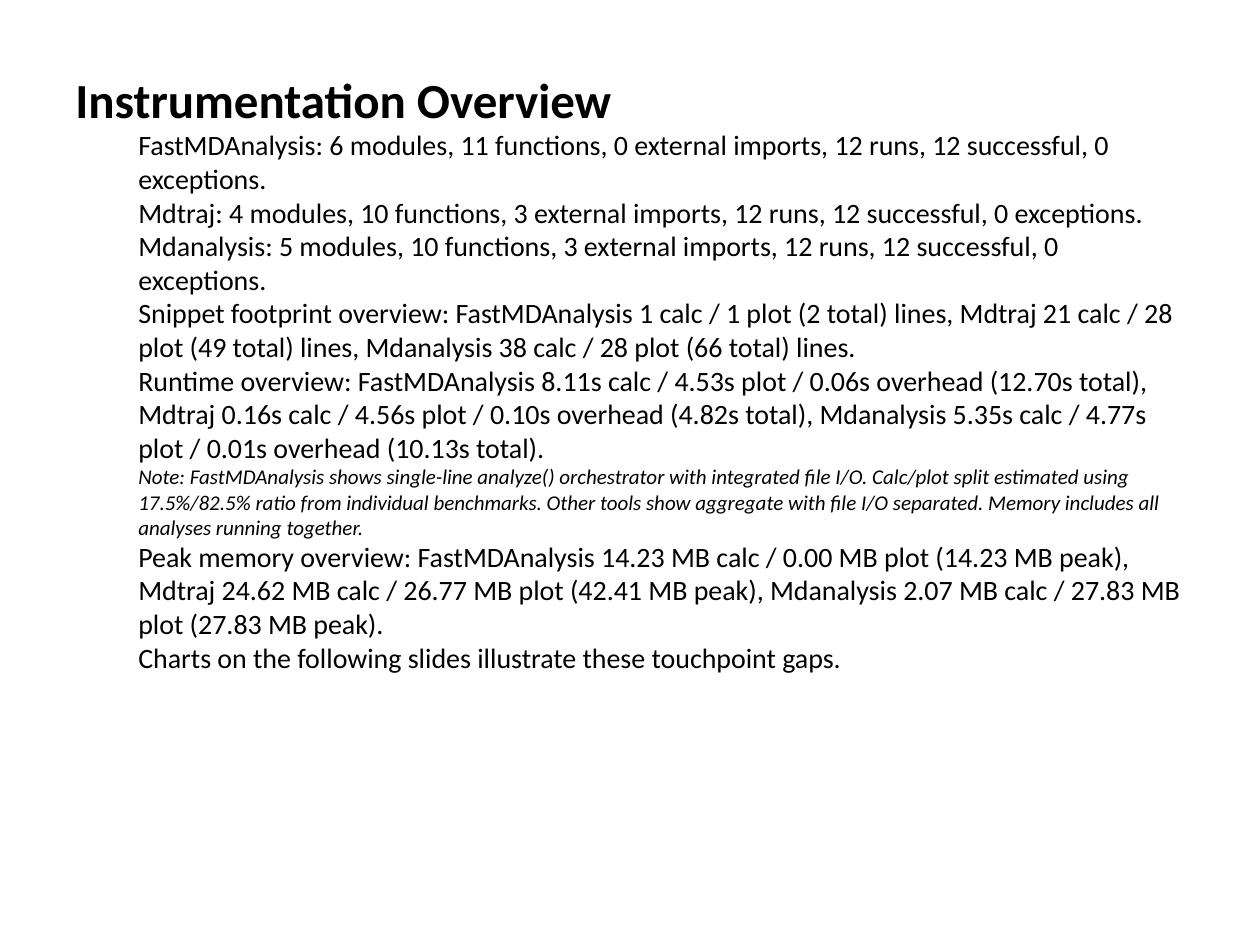
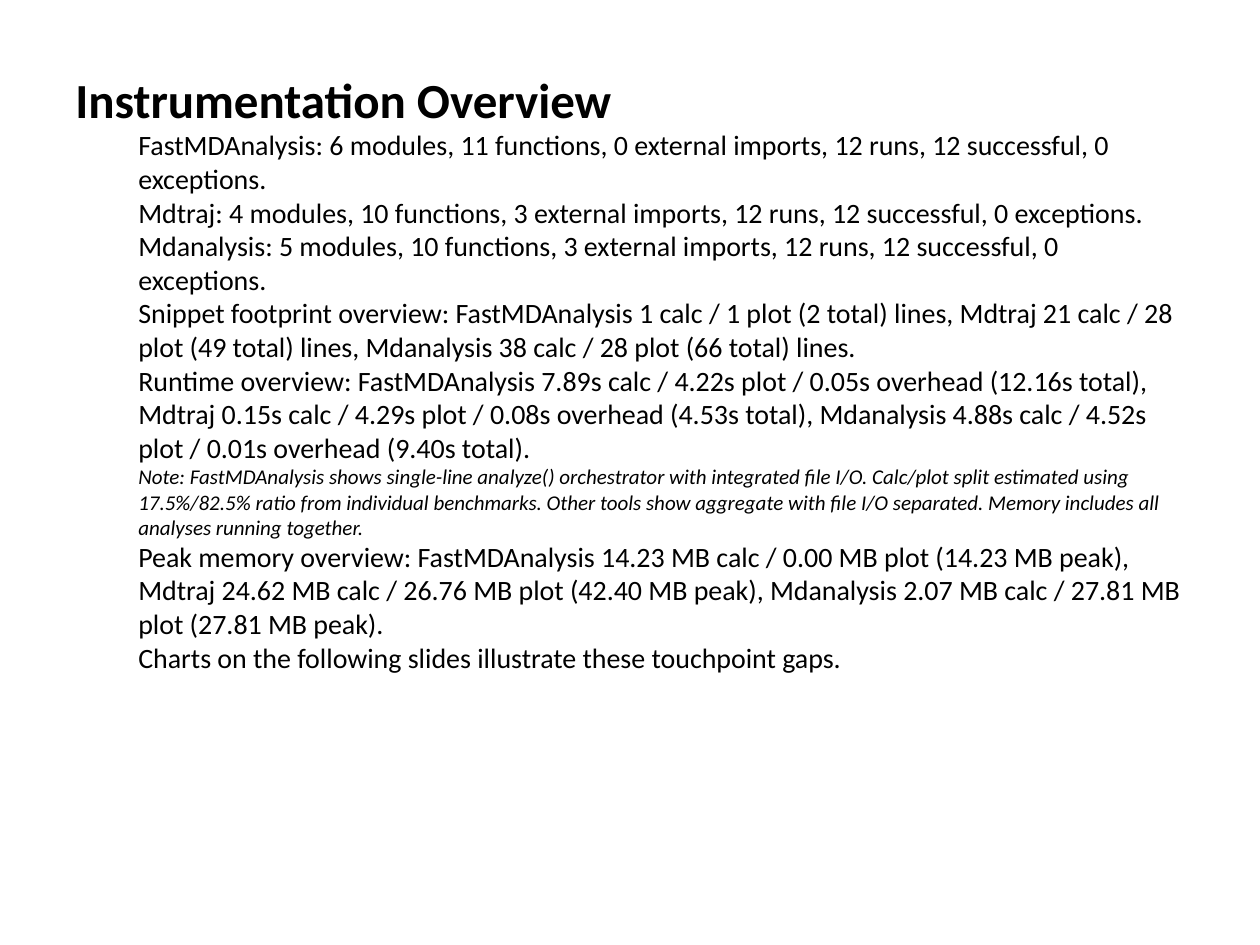
Before and after one commit to Paradoxicaly/FastMDAnalysis, a slide deck: slide 13 of slides/FastMDAnalysis_benchmarks_ubiquitin99_500.pptx. Drawn at 1260x945 pixels with LibreOffice and Linux fonts; fonts in the diff are those of the drawing. Boxes give left, top, right and bottom in pixels: in the first picture for what was removed or moved away, otherwise in the second. Text is boxed around its words. In the diff, an @@ line names an element or a change of style, - is before the commit and + after.

```diff
--- a/slides/FastMDAnalysis_benchmarks_ubiquitin99_500.pptx
+++ b/slides/FastMDAnalysis_benchmarks_ubiquitin99_500.pptx
@@ text at [138, 370, 1147, 463]: text changed @@
-  Runtime overview: FastMDAnalysis 8.11s calc / 4.53s plot / 0.06s overhead (12.70s total), Mdtraj 0.16s calc / 4.56s plot / 0.10s overhead (4.82s total), Mdanalysis 5.35s calc / 4.77s plot / 0.01s overhead (10.13s total).
+  Runtime overview: FastMDAnalysis 7.89s calc / 4.22s plot / 0.05s overhead (12.16s total), Mdtraj 0.15s calc / 4.29s plot / 0.08s overhead (4.53s total), Mdanalysis 4.88s calc / 4.52s plot / 0.01s overhead (9.40s total).
@@ text at [138, 546, 1180, 639]: text changed @@
-  Peak memory overview: FastMDAnalysis 14.23 MB calc / 0.00 MB plot (14.23 MB peak), Mdtraj 24.62 MB calc / 26.77 MB plot (42.41 MB peak), Mdanalysis 2.07 MB calc / 27.83 MB plot (27.83 MB peak).
+  Peak memory overview: FastMDAnalysis 14.23 MB calc / 0.00 MB plot (14.23 MB peak), Mdtraj 24.62 MB calc / 26.76 MB plot (42.40 MB peak), Mdanalysis 2.07 MB calc / 27.81 MB plot (27.81 MB peak).
```
Also in this commit, not shown: 1 other slide changed, 1 other file.
